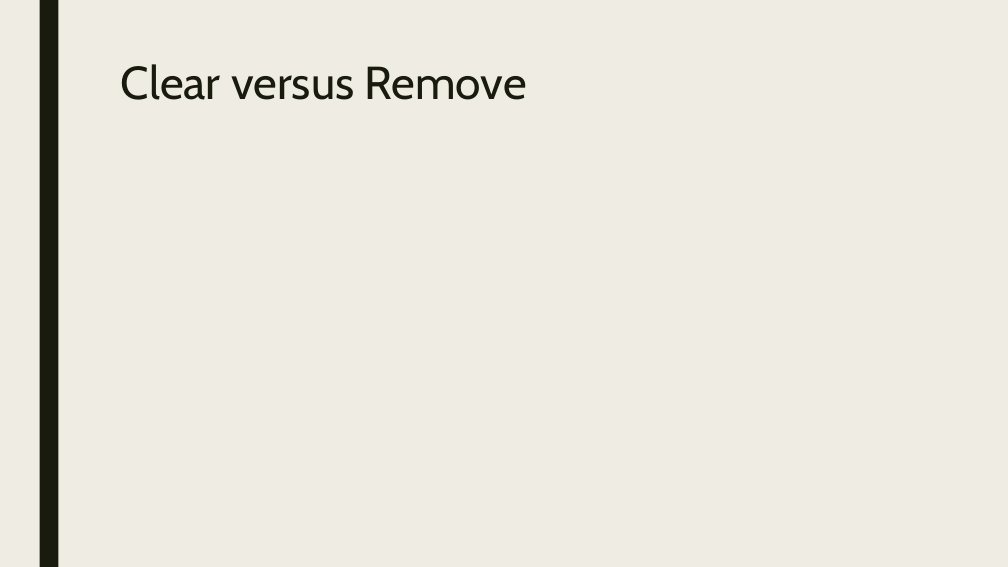
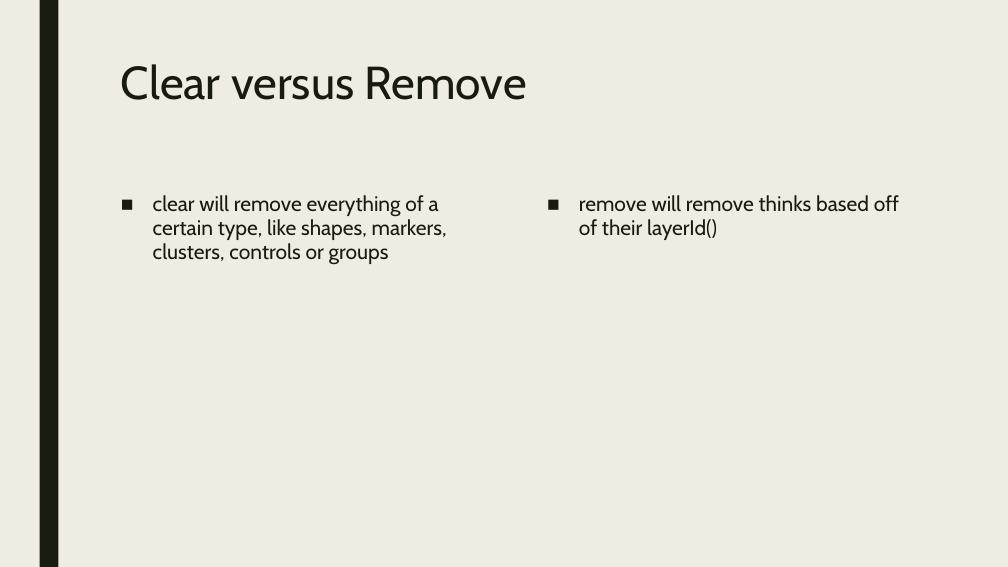
Before and after one commit to RforOperations2018/Class_10-Leaflet-Shiny, a slide deck: slide 14 of Class 10.pptx (slide 12 before the commit). Drawn at 1008x567 pixels with LibreOffice and Linux fonts; fonts in the diff are those of the drawing. Boxes give left, top, right and bottom in pixels: in the first picture for what was removed or moved away, otherwise in the second. Text is boxed around its words. In the diff, an @@ line names an element or a change of style, - is before the commit and + after.

```diff
--- a/Class 10.pptx
+++ b/Class 10.pptx
@@ text added at (153, 195, 447, 265), 20 pt, text #191B0E @@
+■ clear will remove everything of a certain type, like shapes, markers, clusters, controls or groups
@@ text added at (579, 195, 899, 240), 20 pt, text #191B0E @@
+■ remove will remove thinks based off of their layerId()
```
Also in this commit, not shown: 2 other slides changed, 8 slides added, 4 slides removed, 1 other file.
